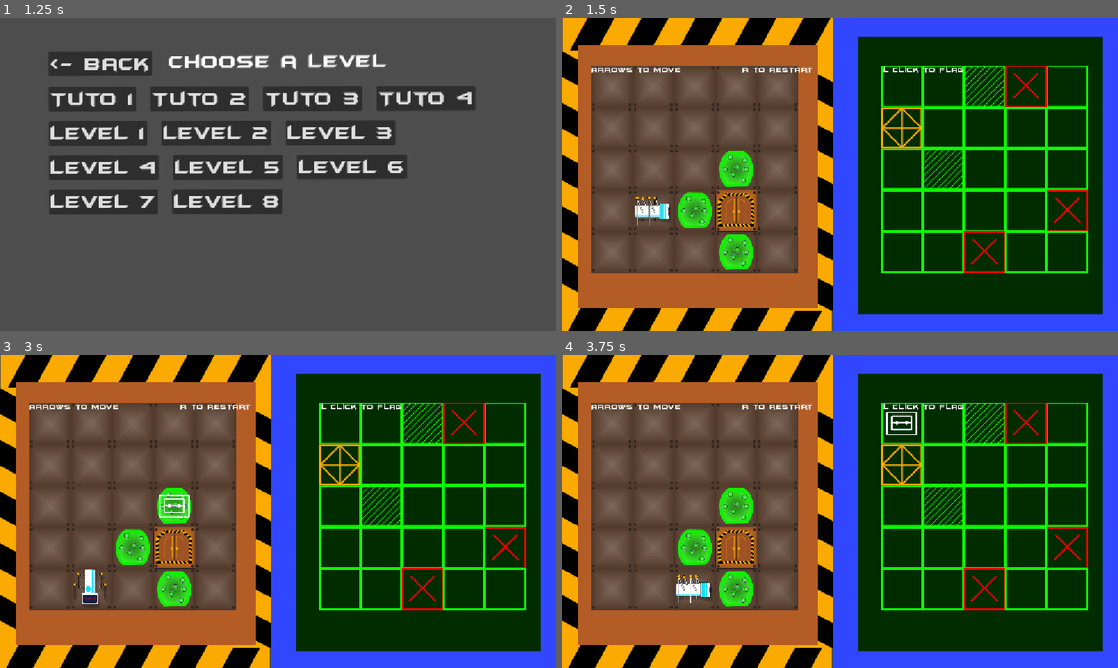
Above: before the commit, frames 1-4 (two rows, left to right).
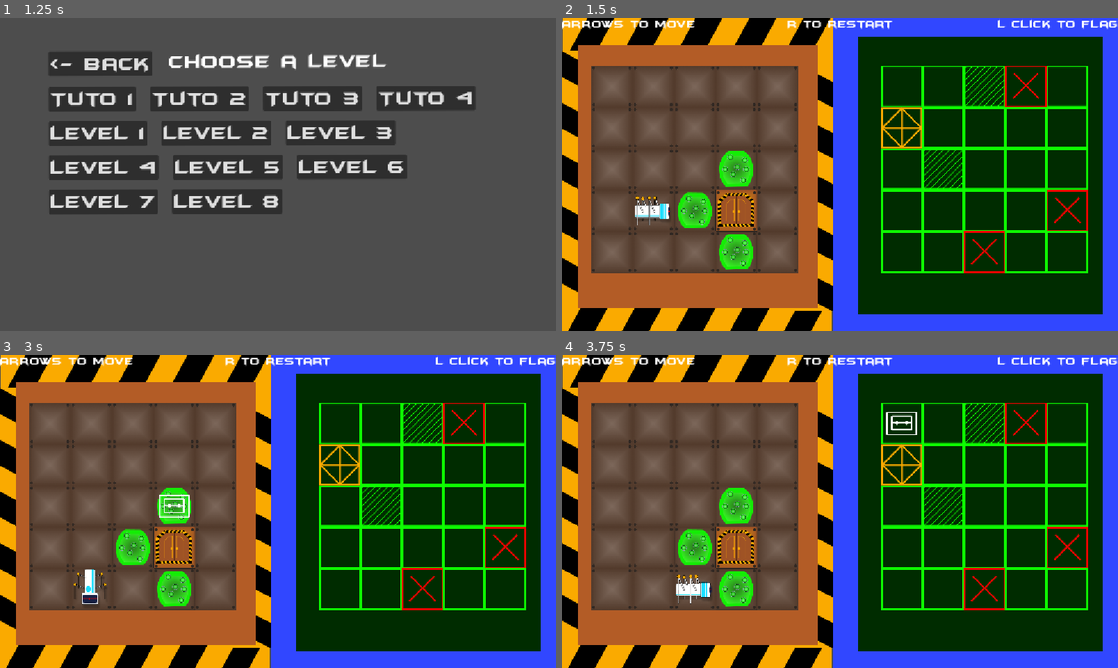
Above: after the commit, the same moments.

Repository: yuesubi/unijam-2026
Game: Godot game, scene res://Scenes/SceneContainers/meta_menu.tscn
Same seed, same stepped clock (60 frames per second), same inputs: the game is played once before the commit and once after it.
Inputs (mouse positions are in pixels of both pictures, inside the frame that each line leads up to):
- Up to frame 1 (1.25 s): click "PLAY" at 0.5 s
- Up to frame 2 (1.5 s): click "Level 1" at 1.25 s
- Up to frame 3 (3 s): tap Enter (ui_accept) at 2, 2.27, 2.75 s; move the mouse to (400, 495) at 2.02 s; hold Right (ui_right) 2.03-2.78 s; click (400, 495) at 2.1 s; move the mouse to (166, 527) at 2.77 s; hold Down (ui_down) from 2.78 s (still down); click (166, 527) at 2.85 s
- Up to frame 4 (3.75 s): tap Enter (ui_accept) at 3.02, 3.5 s; move the mouse to (895, 442) at 3.52 s; release Down (ui_down) at 3.53 s; hold Right (ui_right) from 3.53 s (still down); click (895, 442) at 3.6 s

Frame 1 is identical in both runs. In frame 2, 1.3% of the frame differs, in the area x 0-100%, y 0-18%; in frame 3, 1.3%; in frame 4, 1.3%.

Commit message:
fix: not centered ui

Diff:
--- a/into-the-maze/Scenes/level_base.tscn
+++ b/into-the-maze/Scenes/level_base.tscn
@@ -132,7 +132,9 @@
 z_index = -100
 texture = ExtResource("10_3bmkt")
 
-[node name="Control" type="Control" parent="." unique_id=1167568828]
+[node name="CanvasLayer" type="CanvasLayer" parent="." unique_id=171978780]
+
+[node name="Control" type="Control" parent="CanvasLayer" unique_id=1167568828]
 layout_mode = 3
 anchors_preset = 15
 anchor_right = 1.0
@@ -141,7 +143,7 @@
 grow_vertical = 2
 theme = ExtResource("12_16v77")
 
-[node name="SuccessMenu" parent="Control" unique_id=1104165292 instance=ExtResource("12_3bmkt")]
+[node name="SuccessMenu" parent="CanvasLayer/Control" unique_id=1104165292 instance=ExtResource("12_3bmkt")]
 unique_name_in_owner = true
 visible = false
 layout_mode = 1
@@ -151,14 +153,14 @@
 anchor_right = 0.5
 anchor_bottom = 0.5
 
-[node name="Move" type="Label" parent="Control" unique_id=1357546715]
+[node name="Move" type="Label" parent="CanvasLayer/Control" unique_id=1357546715]
 layout_mode = 1
 offset_right = 277.0
 offset_bottom = 25.0
 theme_override_font_sizes/font_size = 24
 text = "Arrows to move"
 
-[node name="Restart" type="Label" parent="Control" unique_id=2112254864]
+[node name="Restart" type="Label" parent="CanvasLayer/Control" unique_id=2112254864]
 layout_mode = 1
 anchors_preset = 5
 anchor_left = 0.5
@@ -171,7 +173,7 @@
 text = "R to restart"
 horizontal_alignment = 1
 
-[node name="Flag" type="Label" parent="Control" unique_id=1793559685]
+[node name="Flag" type="Label" parent="CanvasLayer/Control" unique_id=1793559685]
 layout_mode = 1
 anchors_preset = 1
 anchor_left = 1.0
@@ -198,4 +200,4 @@
 [connection signal="movement_ended" from="level_base2/invis_player" to="level_base2/invis_player" method="_on_movement_ended"]
 [connection signal="objective" from="level_base2/invis_player" to="level_base2" method="_on_objective"]
 [connection signal="objective_left" from="level_base2/invis_player" to="level_base2" method="_on_objective_left"]
-[connection signal="go_to_selector" from="Control/SuccessMenu" to="level_base2" method="_on_success_menu_go_to_selector"]
+[connection signal="go_to_selector" from="CanvasLayer/Control/SuccessMenu" to="level_base2" method="_on_success_menu_go_to_selector"]
